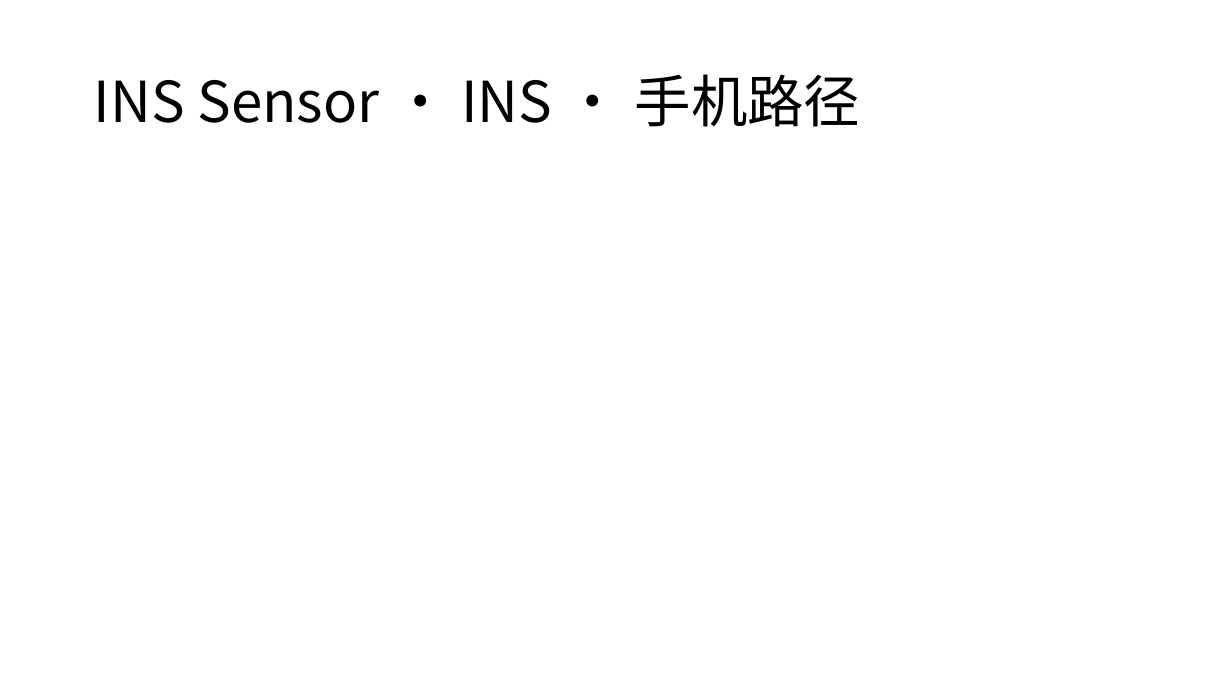
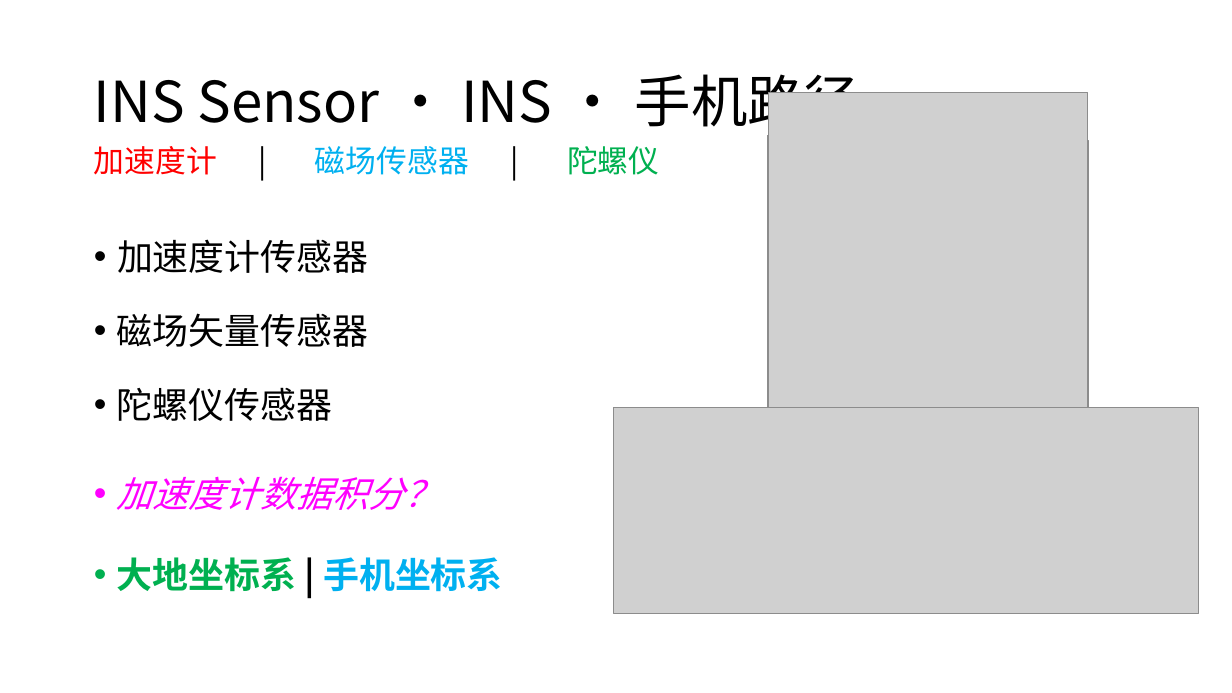
Before and after one commit to DreamtaleCore/MyPaper, a slide deck: slide 5 of presentation/基于手机的室内导航与浏览系统设计.pptm. Drawn at 1232x693 pixels with LibreOffice and Linux fonts; fonts in the diff are those of the drawing; grey boxes stand for pictures. Boxes give left, top, right and bottom in pixels: in the first picture for what was removed or moved away, otherwise in the second. Text is boxed around its words. In the diff, an @@ line names an element or a change of style, - is before the commit and + after.

```diff
--- a/presentation/基于手机的室内导航与浏览系统设计.pptm
+++ b/presentation/基于手机的室内导航与浏览系统设计.pptm
@@ picture added at [768, 92, 1088, 413] @@
@@ picture added at [771, 119, 1077, 453] @@
@@ text added at [94, 146, 659, 175], 24 pt, text #00B0F0 @@
+加速度计 | 磁场传感器 | 陀螺仪
@@ picture added at [768, 135, 1074, 461] @@
@@ picture added at [768, 140, 1089, 452] @@
@@ text added at [117, 239, 368, 273], 28 pt, text #000000 @@
+• 加速度计传感器
@@ text added at [117, 313, 368, 347], 28 pt, text #000000 @@
+• 磁场矢量传感器
@@ text added at [117, 387, 332, 421], 28 pt, text #000000 @@
+• 陀螺仪传感器
@@ picture added at [614, 408, 1199, 614] @@
@@ text added at [117, 476, 440, 510], 28 pt, text #FF00FF, italic @@
+• 加速度计数据积分？
@@ text added at [117, 557, 502, 592], 28 pt, text #00B050, bold @@
+• 大地坐标系 | 手机坐标系
```
Also in this commit, not shown: 4 other slides changed, 1 slide added, 1 slide removed, 5 other files.
